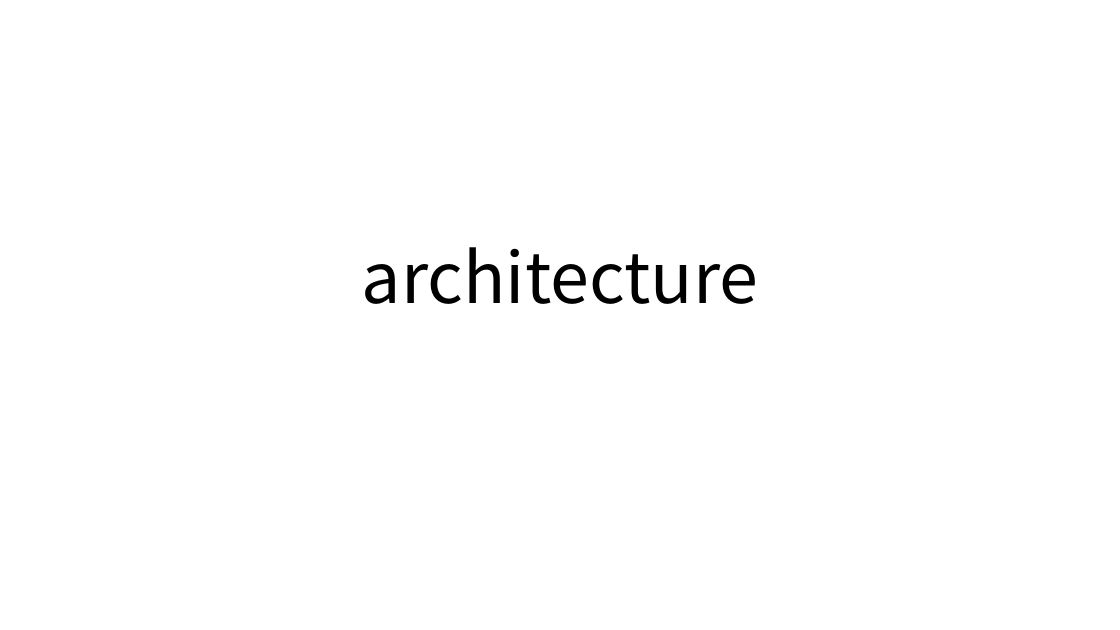
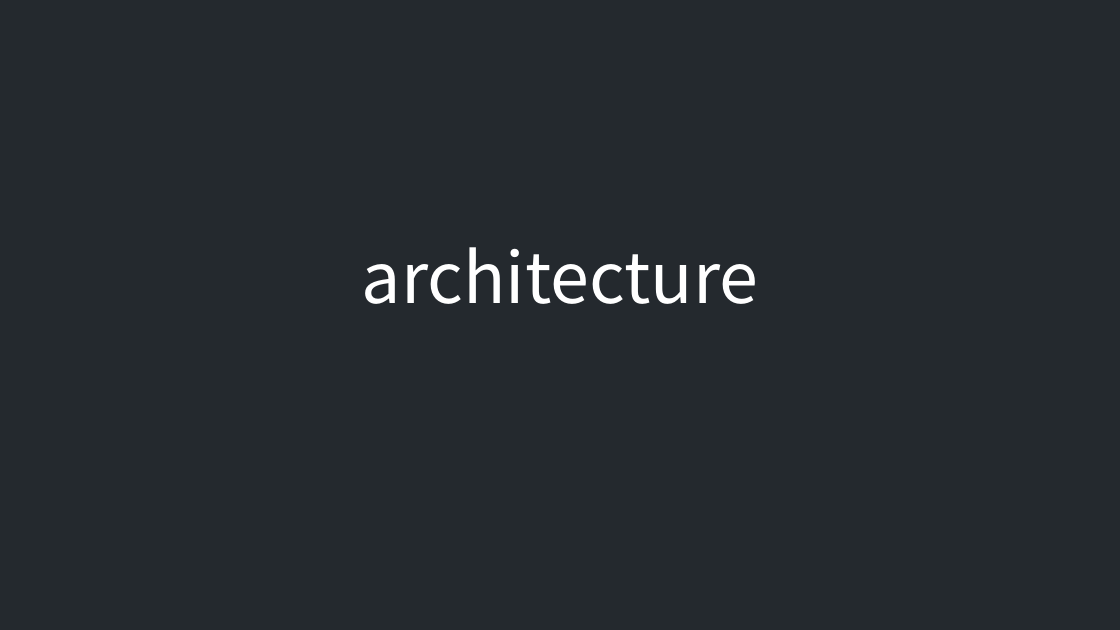
Before and after one commit to dong6721/r_t_board, a slide deck: slide 1 of architecture.pptx. Drawn at 1120x630 pixels with LibreOffice and Linux fonts; fonts in the diff are those of the drawing. Boxes give left, top, right and bottom in pixels: in the first picture for what was removed or moved away, otherwise in the second. Text is boxed around its words. In the diff, an @@ line names an element or a change of style, - is before the commit and + after.

```diff
--- a/architecture.pptx
+++ b/architecture.pptx
@@ background #FFFFFF to #24292E @@
@@ title "architecture" at <box>362,247,758,304</box>: text colour #000000 to #FFFFFF @@
```
Also in this commit, not shown: 1 other slide changed, 1 slide added, 13 other files.
